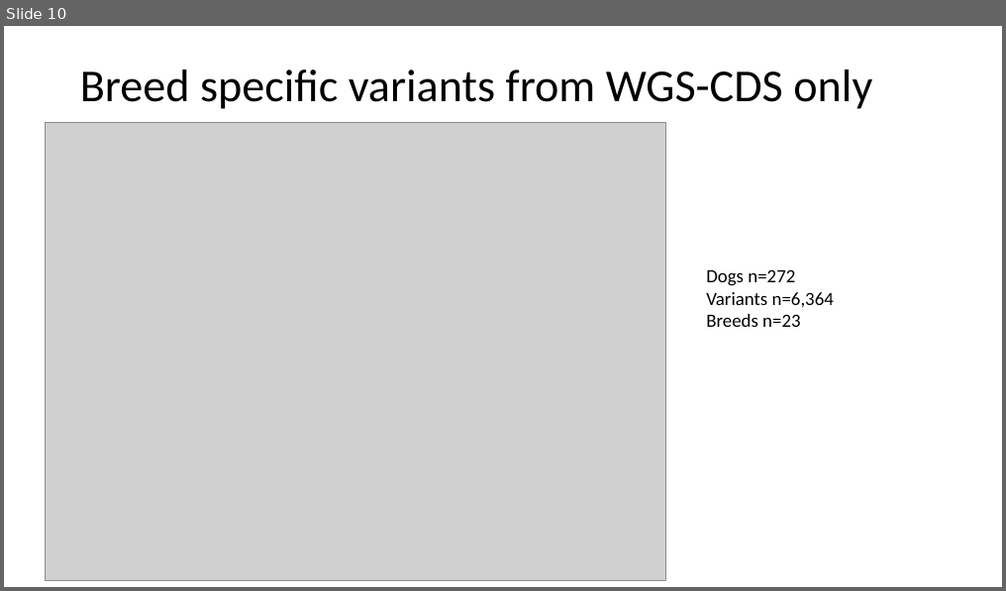
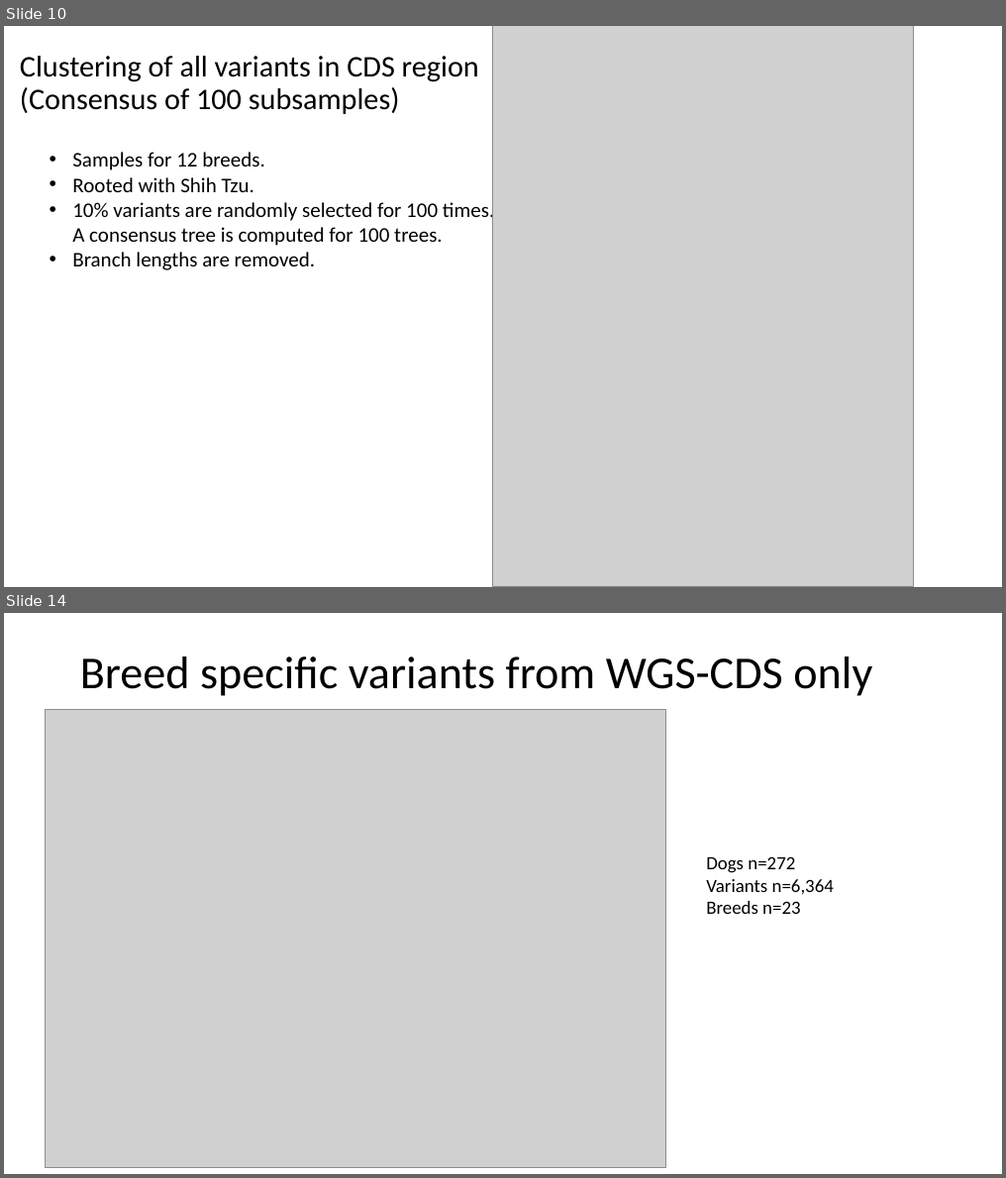
Before and after one commit to JingxuanChen7/canine_tumor_wes, a slide deck: doc/LabMeeting120123.pptx. Shown one above the other, each under a label of ours: slide 10 before the commit, slides 10 and 14 after it; the slides between them are not shown. The pictures are 1006x591 and 1006x1178 pixels, drawn with LibreOffice and Linux fonts; fonts in the diff are those of the drawing; grey boxes stand for pictures. Boxes give left, top, right and bottom in pixels: in the first picture for what was removed or moved away, otherwise in the second. Text is boxed around its words. In the diff, an @@ line names an element or a change of style, - is before the commit and + after.

```diff
--- a/doc/LabMeeting120123.pptx
+++ b/doc/LabMeeting120123.pptx
@@ slide 10 added at [4,26,1002,587], background #FFFFFF @@
@@ picture added at [493,26,914,586] @@
@@ title added at [20,56,479,114], 28.8 pt, text #000000 @@
+Clustering of all variants in CDS region (Consensus of 100 subsamples)
@@ text added at [72,152,494,271], 20 pt, text #000000 @@
+• Samples for 12 breeds.
+• Rooted with Shih Tzu.
+• 10% variants are randomly selected for 100 times. A consensus tree is computed for 100 trees.
+• Branch lengths are removed.
@@ what was slide 10 is now slide 14 @@
```
Also in this commit, not shown: 8 slides changed, 4 other slides added, 1 other file.
